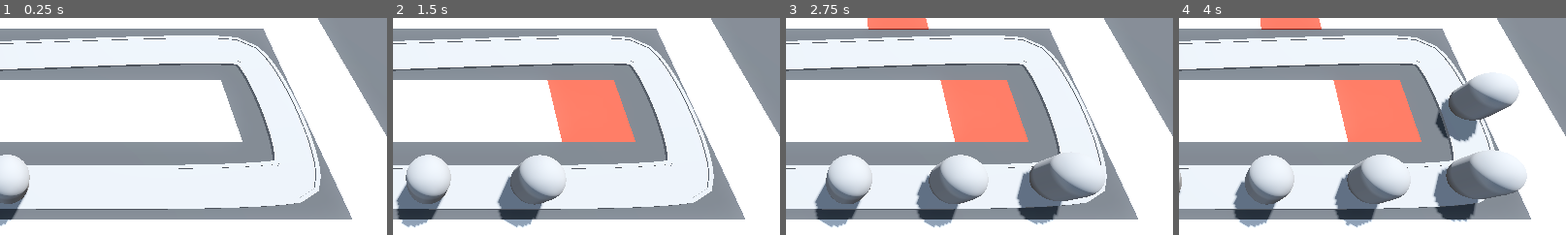
Above: before the commit, frames 1-4 (left to right).
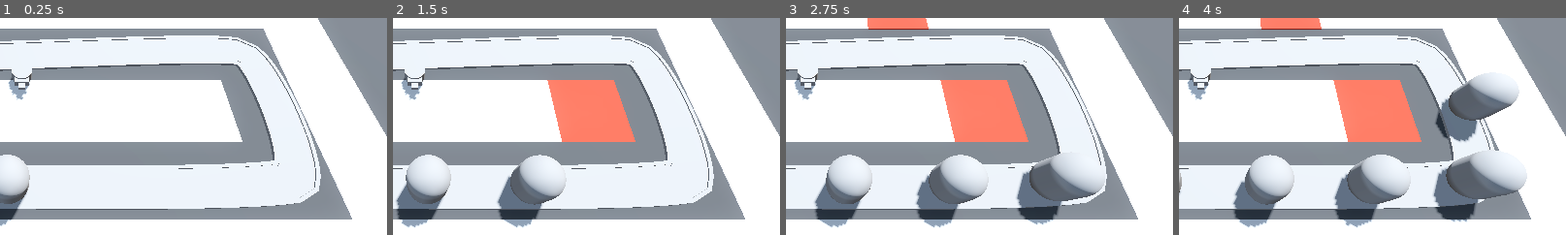
Above: after the commit, the same moments.

Repository: yubinex/barbarian-blaster
Game: Godot game, scene res://base_level.tscn
Same seed, same stepped clock (60 frames per second), same inputs: the game is played once before the commit and once after it.
Inputs (mouse positions are % of the whole screen's width and height, from its top left):
- Up to frame 1 (0.25 s): no input
- Up to frame 2 (1.5 s): move the mouse to (72, 45) at 0.52 s; click (72, 45) at 0.6 s; move the mouse to (30, 55) at 1.27 s; click (30, 55) at 1.35 s
- Up to frame 3 (2.75 s): move the mouse to (60, 28) at 2.02 s; click (60, 28) at 2.1 s
- Up to frame 4 (4 s): move the mouse to (45, 70) at 2.77 s; click (45, 70) at 2.85 s; move the mouse to (80, 65) at 3.52 s; click (80, 65) at 3.6 s
The pictures show only the part of the screen within x 47-97%, y 26-76%; the shares and areas given below are measured in that part.

The runs differ from the first frame. In frame 1, 0.6% of the frame differs, in the area x 2-9%, y 23-38%; in frame 2, 0.6%; in frame 3, 0.6%; in frame 4, 0.6%.

Commit message:
feat: Add initial turret setup
This commit introduces the basic framework for the turret system.

- A `TurretManager` node is added to the `base_level.tscn` to manage turret instances.
- A new `turret.tscn` scene provides a placeholder visual representation for the turret using primitive mesh shapes.
- The `turret_manager.gd` script handles the initial instantiation of a turret and adds it to the scene.

Diff:
--- a/base_level.tscn
+++ b/base_level.tscn
@@ -1,9 +1,11 @@
-[gd_scene load_steps=10 format=3 uid="uid://d2e48pkiue05b"]
+[gd_scene load_steps=12 format=3 uid="uid://d2e48pkiue05b"]
 
 [ext_resource type="PackedScene" uid="uid://b7k1eviu1hqnv" path="res://ray_picker_camera/ray_picker_camera.tscn" id="1_3o4py"]
 [ext_resource type="MeshLibrary" uid="uid://bjxqm8dl62vpq" path="res://mesh_libraries/space_library.tres" id="1_bo3yr"]
 [ext_resource type="PackedScene" uid="uid://cjjp0ktvuwklo" path="res://enemy/enemy.tscn" id="2_5vx1e"]
 [ext_resource type="PackedScene" uid="uid://dktmdfrwmunm0" path="res://base/base.tscn" id="3_eesb3"]
+[ext_resource type="Script" uid="uid://do85jbekc64th" path="res://turret_manager.gd" id="5_ftfrf"]
+[ext_resource type="PackedScene" uid="uid://l73sv81ny4tb" path="res://turret/turret.tscn" id="6_u2wky"]
 
 [sub_resource type="ProceduralSkyMaterial" id="ProceduralSkyMaterial_4sal3"]
 sky_horizon_color = Color(0.662243, 0.671743, 0.686743, 1)
@@ -120,3 +122,7 @@
 
 [node name="Base" parent="." instance=ExtResource("3_eesb3")]
 transform = Transform3D(1, 0, 0, 0, 1, 0, 0, 0, 1, -10, 0, -6)
+
+[node name="TurretManager" type="Node3D" parent="."]
+script = ExtResource("5_ftfrf")
+turret = ExtResource("6_u2wky")
--- /dev/null
+++ b/turret/turret.tscn
@@ -0,0 +1,33 @@
+[gd_scene load_steps=5 format=3 uid="uid://l73sv81ny4tb"]
+
+[sub_resource type="CylinderMesh" id="CylinderMesh_pweg5"]
+height = 1.0
+
+[sub_resource type="CylinderMesh" id="CylinderMesh_vfthy"]
+top_radius = 0.6
+bottom_radius = 0.6
+height = 0.6
+
+[sub_resource type="BoxMesh" id="BoxMesh_pweg5"]
+size = Vector3(0.8, 0.4, 0.4)
+
+[sub_resource type="BoxMesh" id="BoxMesh_vfthy"]
+size = Vector3(0.4, 0.2, 0.5)
+
+[node name="Turret" type="Node3D"]
+
+[node name="TurretBase" type="MeshInstance3D" parent="."]
+transform = Transform3D(1, 0, 0, 0, 1, 0, 0, 0, 1, 0, 0.5, 0)
+mesh = SubResource("CylinderMesh_pweg5")
+
+[node name="TurretTop" type="MeshInstance3D" parent="TurretBase"]
+transform = Transform3D(1, 0, 0, 0, 1, 0, 0, 0, 1, 0, 0.3, 0)
+mesh = SubResource("CylinderMesh_vfthy")
+
+[node name="Visor" type="MeshInstance3D" parent="TurretBase/TurretTop"]
+transform = Transform3D(1, 0, 0, 0, 1, 0, 0, 0, 1, 0, 0, 0.559816)
+mesh = SubResource("BoxMesh_pweg5")
+
+[node name="Barrel" type="MeshInstance3D" parent="TurretBase/TurretTop/Visor"]
+transform = Transform3D(1, 0, 0, 0, 1, 0, 0, 0, 1, 0, 0, 0.306331)
+mesh = SubResource("BoxMesh_vfthy")
--- /dev/null
+++ b/turret_manager.gd
@@ -0,0 +1,9 @@
+extends Node3D
+
+
+@export var turret: PackedScene
+
+
+func _ready() -> void:
+	var new_turret = turret.instantiate()
+	add_child(new_turret)
Not shown, added: turret_manager.gd.uid
